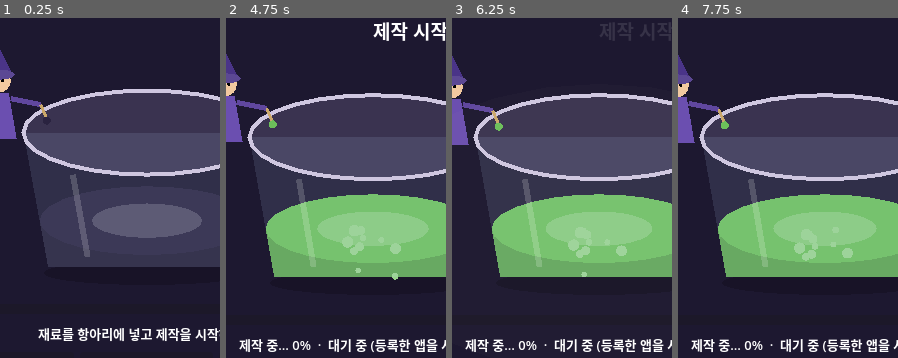
Above: before the commit, frames 1-4 (left to right).
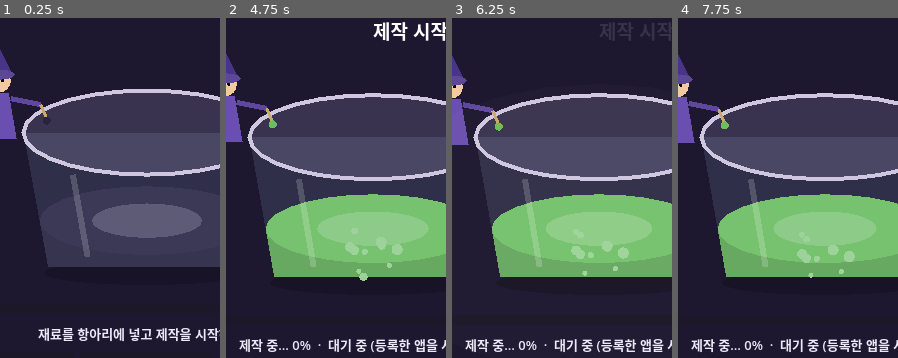
Above: after the commit, the same moments.

Repository: Six-Tail/Potion-Maker
Game: Godot game, scene res://main.tscn
Two runs of this game, one before a commit and one after it. Both use one fixed random seed, a clock stepped at 60 frames per second and the inputs below.
Inputs:
- Up to frame 1 (0.25 s): no input
- Up to frame 2 (4.75 s): click "🛒" at 0.5 s; click "🎒" at 1.25 s; click "📖" at 2 s; click "⚙" at 2.75 s; click "● 약초 (3)" at 3.5 s; click "제작 시작" at 4.25 s
- Up to frame 3 (6.25 s): click "제작 취소 (재료 회수)" at 5 s; click "제작 시작" at 5.75 s
- Up to frame 4 (7.75 s): click "🛒" at 6.5 s; click "✕" at 7.25 s
The pictures show only the part of the screen within x 17-67%, y 8-58%; the shares and areas given below are measured in that part.

The runs differ from the first frame. In frame 2, 0.4% of the frame differs, in the area x 52-81%, y 66-78%; in frame 3, 0.4%; in frame 4, 0.6%, in the area x 52-81%, y 66-77%.

Commit message:
feat: 라이트/다크 화면 테마 전환 기능 추가
- GameState 에 theme_mode(dark/light) 상태와 저장/불러오기 추가
- 역할(role) 기반 색상 팔레트 col() 도입, 라이트·다크 색상 정의
- main.gd 의 하드코딩된 UI 색상을 팔레트 조회로 교체
- Theme 기본 글자색을 테마에 맞게 반영(_apply_theme_colors)
- 테마 변경 시 UI 를 재구성하는 _rebuild_ui 추가
- 설정 화면에 "화면 테마" 선택(다크/라이트) 항목 추가
- 부수: 설정의 등록된 프로그램 이름 라벨 자동 줄바꿈으로 우측 잘림 수정

Co-Authored-By: Claude Opus 4.8 <noreply@anthropic.com>

Diff:
--- a/scripts/game_state.gd
+++ b/scripts/game_state.gd
@@ -8,6 +8,7 @@
 signal apps_changed
 signal coins_changed
 signal stock_changed
+signal theme_changed
 
 const SAVE_PATH := "user://save.json"
 const MAX_INGREDIENTS := 3
@@ -44,6 +45,33 @@
 # 설정
 var time_scale: float = 1.0        # 제작 속도 배율(테스트용)
 var force_active: bool = false      # true 면 PC 사용 여부와 무관하게 항상 진행
+var theme_mode: String = "dark"    # 화면 테마: "dark" | "light"
+
+## 현재 테마에 맞는 UI 색상을 역할(role) 이름으로 반환한다.
+## 재료/물약/등급 등 콘텐츠 색은 여기서 다루지 않고 각자 색을 유지한다.
+func col(role: String) -> Color:
+	var light := theme_mode == "light"
+	match role:
+		"bg":         return Color("f4f0fa") if light else Color("1d1830")  # 창 배경
+		"panel":      return Color("ffffff") if light else Color("221c38")  # 오버레이 패널
+		"text":       return Color("2a2340") if light else Color("ece8f7")  # 기본 글자
+		"text_muted": return Color("585074") if light else Color("b9aee0")  # 보조 글자
+		"text_dim":   return Color("6f6690") if light else Color("9a90bc")  # 흐린 글자
+		"text_faint": return Color("857b9e") if light else Color("8a80a6")  # 더 흐린 글자
+		"text_ghost": return Color("9a92b0") if light else Color("6f6690")  # 가장 흐린 글자
+		"gold":       return Color("b8860b") if light else Color("ffd447")  # 코인/강조
+		"success":    return Color("2e8b57") if light else Color("7fd0a0")  # 성공/감지
+	return Color("2a2340") if light else Color("ece8f7")
+
+## 테마를 변경하고 저장 후 알린다.
+func set_theme_mode(mode: String) -> void:
+	if mode != "dark" and mode != "light":
+		return
+	if theme_mode == mode:
+		return
+	theme_mode = mode
+	save_game()
+	theme_changed.emit()
 
 func _ready() -> void:
 	randomize()
@@ -252,6 +280,7 @@
 		"apps": registered_apps,
 		"time_scale": time_scale,
 		"force_active": force_active,
+		"theme": theme_mode,
 		"coins": coins,
 		"stock": ingredient_stock,
 	}
@@ -278,6 +307,9 @@
 	registered_apps = data.get("apps", [])
 	time_scale = float(data.get("time_scale", 1.0))
 	force_active = bool(data.get("force_active", false))
+	theme_mode = String(data.get("theme", "dark"))
+	if theme_mode != "dark" and theme_mode != "light":
+		theme_mode = "dark"
 	coins = int(data.get("coins", coins))
 	var saved_stock = data.get("stock", null)
 	if typeof(saved_stock) == TYPE_DICTIONARY:
--- a/scripts/main.gd
+++ b/scripts/main.gd
@@ -19,6 +19,9 @@
 var coins_label: Label
 var toast_label: Label
 
+# 전체 UI 루트(테마 변경 시 통째로 다시 만든다)
+var _root: Control
+
 # 오버레이(상점/보관함/도감/설정)
 var overlay: PanelContainer
 var overlay_title: Label
@@ -46,6 +49,7 @@
 	if font:
 		th.default_font = font
 	th.default_font_size = 15
+	_apply_theme_colors(th)
 	theme = th
 
 	_build_ui()
@@ -81,16 +85,51 @@
 	return null
 
 # ============================================================
+# 테마
+# ============================================================
+## 현재 테마에 맞는 기본 글자색을 Theme 리소스에 반영한다.
+## (색 지정이 없는 라벨/버튼/체크박스/입력창이 라이트·다크 모드에 맞게 보이도록)
+func _apply_theme_colors(th: Theme) -> void:
+	var t := GameState.col("text")
+	for cls in ["Label", "Button", "CheckBox", "LineEdit"]:
+		th.set_color("font_color", cls, t)
+	th.set_color("font_hover_color", "Button", t)
+	th.set_color("font_pressed_color", "Button", t)
+	th.set_color("font_focus_color", "Button", t)
+	th.set_color("font_hover_color", "CheckBox", t)
+	th.set_color("font_pressed_color", "CheckBox", t)
+	th.set_color("default_color", "RichTextLabel", t)
+
+## 테마 변경 시 UI 를 통째로 다시 만들어 모든 색을 새 팔레트로 갱신한다.
+func _rebuild_ui() -> void:
+	var panel := current_panel
+	current_panel = ""
+	overlay = null
+	if is_instance_valid(_root):
+		_root.queue_free()
+	bag_buttons.clear()
+	_apply_theme_colors(theme)
+	_build_ui()
+	refresh_all()
+	if panel != "":
+		_open_panel(panel)
+
+# ============================================================
 # UI 구성
 # ============================================================
 func _build_ui() -> void:
 	set_anchors_preset(Control.PRESET_FULL_RECT)
 
+	_root = Control.new()
+	_root.set_anchors_preset(Control.PRESET_FULL_RECT)
+	_root.mouse_filter = Control.MOUSE_FILTER_IGNORE
+	add_child(_root)
+
 	var bg := ColorRect.new()
-	bg.color = Color("1d1830")
+	bg.color = GameState.col("bg")
 	bg.set_anchors_preset(Control.PRESET_FULL_RECT)
 	bg.mouse_filter = Control.MOUSE_FILTER_IGNORE
-	add_child(bg)
+	_root.add_child(bg)
 
 	var margin := MarginContainer.new()
 	margin.set_anchors_preset(Control.PRESET_FULL_RECT)
@@ -99,7 +138,7 @@
 	margin.add_theme_constant_override("margin_top", 10)
 	margin.add_theme_constant_override("margin_bottom", 12)
 	margin.mouse_filter = Control.MOUSE_FILTER_IGNORE
-	add_child(margin)
+	_root.add_child(margin)
 
 	var vb := VBoxContainer.new()
 	vb.add_theme_constant_override("separation", 9)
@@ -118,7 +157,7 @@
 	header.add_child(title)
 	coins_label = Label.new()
 	coins_label.add_theme_font_size_override("font_size", 16)
-	coins_label.add_theme_color_override("font_color", Color("ffd447"))
+	coins_label.add_theme_color_override("font_color", GameState.col("gold"))
 	coins_label.vertical_alignment = VERTICAL_ALIGNMENT_CENTER
 	header.add_child(coins_label)
 	header.add_child(_mk_icon_button("🛒", func(): _open_panel("shop")))
@@ -168,7 +207,7 @@
 	var bag_label := Label.new()
 	bag_label.text = "🎒 가방 — 재료를 항아리로 끌어넣거나 클릭"
 	bag_label.add_theme_font_size_override("font_size", 12)
-	bag_label.add_theme_color_override("font_color", Color("9a90bc"))
+	bag_label.add_theme_color_override("font_color", GameState.col("text_dim"))
 	bag_label.mouse_filter = Control.MOUSE_FILTER_IGNORE
 	vb.add_child(bag_label)
 
@@ -196,7 +235,7 @@
 	vb.add_child(time_row)
 	var tlab := Label.new()
 	tlab.text = "제작 시간"
-	tlab.add_theme_color_override("font_color", Color("b9aee0"))
+	tlab.add_theme_color_override("font_color", GameState.col("text_muted"))
 	tlab.vertical_alignment = VERTICAL_ALIGNMENT_CENTER
 	time_row.add_child(tlab)
 	time_input = LineEdit.new()
@@ -208,7 +247,7 @@
 	time_row.add_child(time_input)
 	var minlab := Label.new()
 	minlab.text = "분 (1~600)"
-	minlab.add_theme_color_override("font_color", Color("b9aee0"))
+	minlab.add_theme_color_override("font_color", GameState.col("text_muted"))
 	minlab.vertical_alignment = VERTICAL_ALIGNMENT_CENTER
 	minlab.size_flags_horizontal = Control.SIZE_EXPAND_FILL
 	time_row.add_child(minlab)
@@ -241,7 +280,7 @@
 	# --- 감지 상태(작게) ---
 	detect_label = Label.new()
 	detect_label.add_theme_font_size_override("font_size", 11)
-	detect_label.add_theme_color_override("font_color", Color("6f6690"))
+	detect_label.add_theme_color_override("font_color", GameState.col("text_ghost"))
 	detect_label.horizontal_alignment = HORIZONTAL_ALIGNMENT_CENTER
 	detect_label.autowrap_mode = TextServer.AUTOWRAP_WORD_SMART
 	detect_label.mouse_filter = Control.MOUSE_FILTER_IGNORE
@@ -257,7 +296,7 @@
 	toast_label.add_theme_font_size_override("font_size", 19)
 	toast_label.modulate = Color(1, 1, 1, 0)
 	toast_label.mouse_filter = Control.MOUSE_FILTER_IGNORE
-	add_child(toast_label)
+	_root.add_child(toast_label)
 
 func _mk_icon_button(txt: String, cb: Callable) -> Button:
 	var b := Button.new()
@@ -273,13 +312,13 @@
 	overlay.set_anchors_preset(Control.PRESET_FULL_RECT)
 	overlay.visible = false
 	var sb := StyleBoxFlat.new()
-	sb.bg_color = Color("221c38")
+	sb.bg_color = GameState.col("panel")
 	sb.content_margin_left = 14
 	sb.content_margin_right = 14
 	sb.content_margin_top = 12
 	sb.content_margin_bottom = 12
 	overlay.add_theme_stylebox_override("panel", sb)
-	add_child(overlay)
+	_root.add_child(overlay)
 
 	var ov := VBoxContainer.new()
 	ov.add_theme_constant_override("separation", 8)
@@ -309,6 +348,7 @@
 	GameState.apps_changed.connect(func(): if current_panel == "settings": _fill_settings())
 	GameState.coins_changed.connect(_on_coins_changed)
 	GameState.stock_changed.connect(_on_stock_changed)
+	GameState.theme_changed.connect(_rebuild_ui)
 
 # ============================================================
 # 창 본문 드래그 이동
@@ -551,7 +591,7 @@
 func _coin_header() -> void:
 	var cl := Label.new()
 	cl.text = "보유 코인: 🪙 %d" % GameState.coins
-	cl.add_theme_color_override("font_color", Color("ffd447"))
+	cl.add_theme_color_override("font_color", GameState.col("gold"))
 	overlay_content.add_child(cl)
 	overlay_content.add_child(_hsep())
 
@@ -584,7 +624,7 @@
 		var d := Label.new()
 		d.text = p.get("desc", "")
 		d.add_theme_font_size_override("font_size", 12)
-		d.add_theme_color_override("font_color", Color("9a90bc"))
+		d.add_theme_color_override("font_color", GameState.col("text_dim"))
 		d.autowrap_mode = TextServer.AUTOWRAP_WORD_SMART
 		box.add_child(d)
 		row.add_child(box)
@@ -607,7 +647,7 @@
 	var intro := Label.new()
 	intro.text = "재료를 구매해 물약을 만들고, 완성한 물약은 보관함에서 팔아 코인을 모으세요."
 	intro.autowrap_mode = TextServer.AUTOWRAP_WORD_SMART
-	intro.add_theme_color_override("font_color", Color("9a90bc"))
+	intro.add_theme_color_override("font_color", GameState.col("text_dim"))
 	overlay_content.add_child(intro)
 	_coin_header()
 	for id in Recipes.INGREDIENTS.keys():
@@ -643,7 +683,7 @@
 	var intro := Label.new()
 	intro.text = "재료 조합과 시간대에 따라 다른 물약이 만들어집니다. 발견하면 이름이 공개돼요.\n제작 시간이 길수록 높은 등급(★일반<희귀<고급)이 나올 확률이 오르고, 등급이 높을수록 비싸게 팔립니다."
 	intro.autowrap_mode = TextServer.AUTOWRAP_WORD_SMART
-	intro.add_theme_color_override("font_color", Color("9a90bc"))
+	intro.add_theme_color_override("font_color", GameState.col("text_dim"))
 	overlay_content.add_child(intro)
 	overlay_content.add_child(_hsep())
 	for r in Recipes.RECIPES:
@@ -656,7 +696,7 @@
 			title.add_theme_color_override("font_color", r.color)
 		else:
 			title.text = "❓ 미발견 물약"
-			title.add_theme_color_override("font_color", Color("8a80a6"))
+			title.add_theme_color_override("font_color", GameState.col("text_faint"))
 		box.add_child(title)
 		var ings := []
 		for iid in r.ing:
@@ -664,13 +704,13 @@
 		var info := Label.new()
 		info.text = "재료: %s   ·   시간: %d~%d분" % [", ".join(ings), r.min, r.max]
 		info.add_theme_font_size_override("font_size", 12)
-		info.add_theme_color_override("font_color", Color("b9aee0"))
+		info.add_theme_color_override("font_color", GameState.col("text_muted"))
 		box.add_child(info)
 		if found:
 			var d := Label.new()
 			d.text = r.desc + "   (일반 판매가 🪙%d)" % int(r.value)
 			d.add_theme_font_size_override("font_size", 12)
-			d.add_theme_color_override("font_color", Color("9a90bc"))
+			d.add_theme_color_override("font_color", GameState.col("text_dim"))
 			d.autowrap_mode = TextServer.AUTOWRAP_WORD_SMART
 			box.add_child(d)
 		overlay_content.add_child(box)
@@ -682,12 +722,12 @@
 	var guide := Label.new()
 	guide.text = "PC 사용 감지: 아래에 등록한 프로그램이 화면 맨 앞(활성 창)일 때 '사용 중'으로 판단해 제작이 진행됩니다.\n\n등록 방법: 원하는 프로그램(예: 크롬)을 클릭해 활성화한 뒤, 이 창으로 돌아와 '현재 창 등록'을 누르세요."
 	guide.autowrap_mode = TextServer.AUTOWRAP_WORD_SMART
-	guide.add_theme_color_override("font_color", Color("b9aee0"))
+	guide.add_theme_color_override("font_color", GameState.col("text_muted"))
 	overlay_content.add_child(guide)
 
 	live_detect_label = Label.new()
 	live_detect_label.add_theme_font_size_override("font_size", 12)
-	live_detect_label.add_theme_color_override("font_color", Color("7fd0a0"))
+	live_detect_label.add_theme_color_override("font_color", GameState.col("success"))
 	live_detect_label.autowrap_mode = TextServer.AUTOWRAP_WORD_SMART
 	overlay_content.add_child(live_detect_label)
 
@@ -712,7 +752,7 @@
 	if GameState.registered_apps.is_empty():
 		var e := Label.new()
 		e.text = "(없음) — 위에서 프로그램을 등록하세요."
-		e.add_theme_color_override("font_color", Color("8a80a6"))
+		e.add_theme_color_override("font_color", GameState.col("text_faint"))
 		overlay_content.add_child(e)
 	else:
 		for i in range(GameState.registered_apps.size()):
@@ -722,6 +762,7 @@
 			var t: String = a.get("title", "")
 			nm.text = a.name + ("  (%s)" % t if t.strip_edges() != "" else "")
 			nm.size_flags_horizontal = Control.SIZE_EXPAND_FILL
+			nm.autowrap_mode = TextServer.AUTOWRAP_WORD_SMART
 			nm.add_theme_font_size_override("font_size", 13)
 			row.add_child(nm)
 			var idx := i
@@ -769,6 +810,34 @@
 
 	overlay_content.add_child(_hsep())
 
+	# --- 화면 테마 ---
+	var theme_lbl := Label.new()
+	theme_lbl.text = "화면 테마"
+	theme_lbl.add_theme_font_size_override("font_size", 16)
+	overlay_content.add_child(theme_lbl)
+
+	var theme_hint := Label.new()
+	theme_hint.text = "밝은/어두운 화면을 선택하세요. (현재 선택한 테마 버튼은 비활성화됩니다)"
+	theme_hint.add_theme_font_size_override("font_size", 12)
+	theme_hint.add_theme_color_override("font_color", GameState.col("text_dim"))
+	theme_hint.autowrap_mode = TextServer.AUTOWRAP_WORD_SMART
+	overlay_content.add_child(theme_hint)
+
+	var theme_row := HBoxContainer.new()
+	theme_row.add_theme_constant_override("separation", 6)
+	for entry in [["🌙 다크", "dark"], ["☀ 라이트", "light"]]:
+		var b := Button.new()
+		b.text = entry[0]
+		b.focus_mode = Control.FOCUS_NONE
+		b.size_flags_horizontal = Control.SIZE_EXPAND_FILL
+		var mode: String = entry[1]
+		b.disabled = GameState.theme_mode == mode
+		b.pressed.connect(func(): GameState.set_theme_mode(mode))
+		theme_row.add_child(b)
+	overlay_content.add_child(theme_row)
+
+	overlay_content.add_child(_hsep())
+
 	# --- 위젯 창 ---
 	var win_lbl := Label.new()
 	win_lbl.text = "위젯 창"
@@ -778,7 +847,7 @@
 	var hint := Label.new()
 	hint.text = "창의 빈 공간을 잡고 드래그하면 위치를 옮길 수 있어요."
 	hint.add_theme_font_size_override("font_size", 12)
-	hint.add_theme_color_override("font_color", Color("9a90bc"))
+	hint.add_theme_color_override("font_color", GameState.col("text_dim"))
 	hint.autowrap_mode = TextServer.AUTOWRAP_WORD_SMART
 	overlay_content.add_child(hint)
 
@@ -791,7 +860,7 @@
 
 	var snap_lbl := Label.new()
 	snap_lbl.text = "화면 구석으로 이동"
-	snap_lbl.add_theme_color_override("font_color", Color("b9aee0"))
+	snap_lbl.add_theme_color_override("font_color", GameState.col("text_muted"))
 	overlay_content.add_child(snap_lbl)
 
 	var snap_row := HBoxContainer.new()
@@ -814,11 +883,11 @@
 		var nm := Watcher.last_external_name
 		if nm == "":
 			live_external_label.text = "현재 감지된 외부 창: (없음 — 다른 프로그램을 클릭해 보세요)"
-			live_external_label.add_theme_color_override("font_color", Color("8a80a6"))
+			live_external_label.add_theme_color_override("font_color", GameState.col("text_faint"))
 		else:
 			var reg = " ✔ 이미 등록됨" if GameState.is_app_registered(nm) else ""
 			live_external_label.text = "현재 감지된 외부 창: %s%s" % [Watcher._display(nm, Watcher.last_external_title), reg]
-			live_external_label.add_theme_color_override("font_color", Color("ffd447"))
+			live_external_label.add_theme_color_override("font_color", GameState.col("gold"))
 
 func _on_add_current_window() -> void:
 	var nm := Watcher.last_external_name
